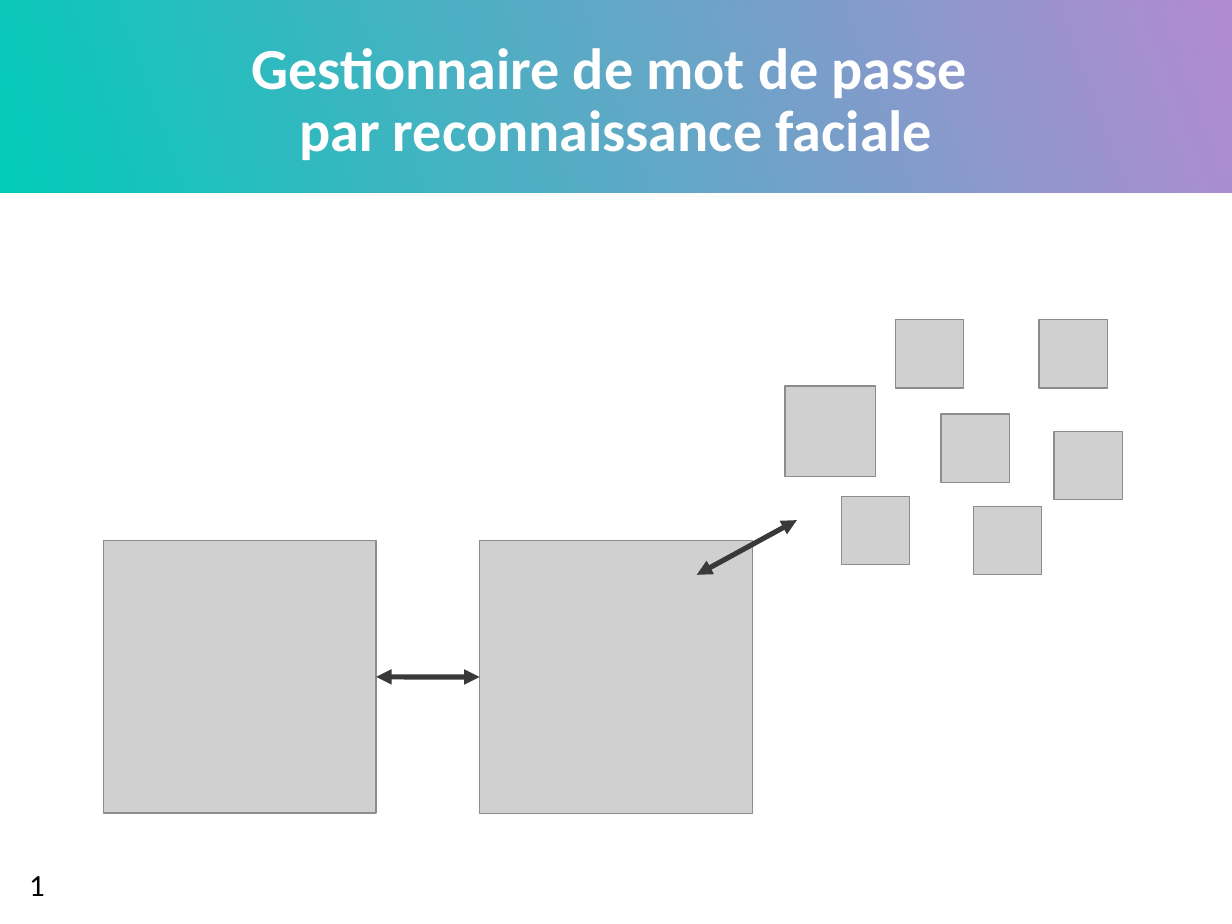
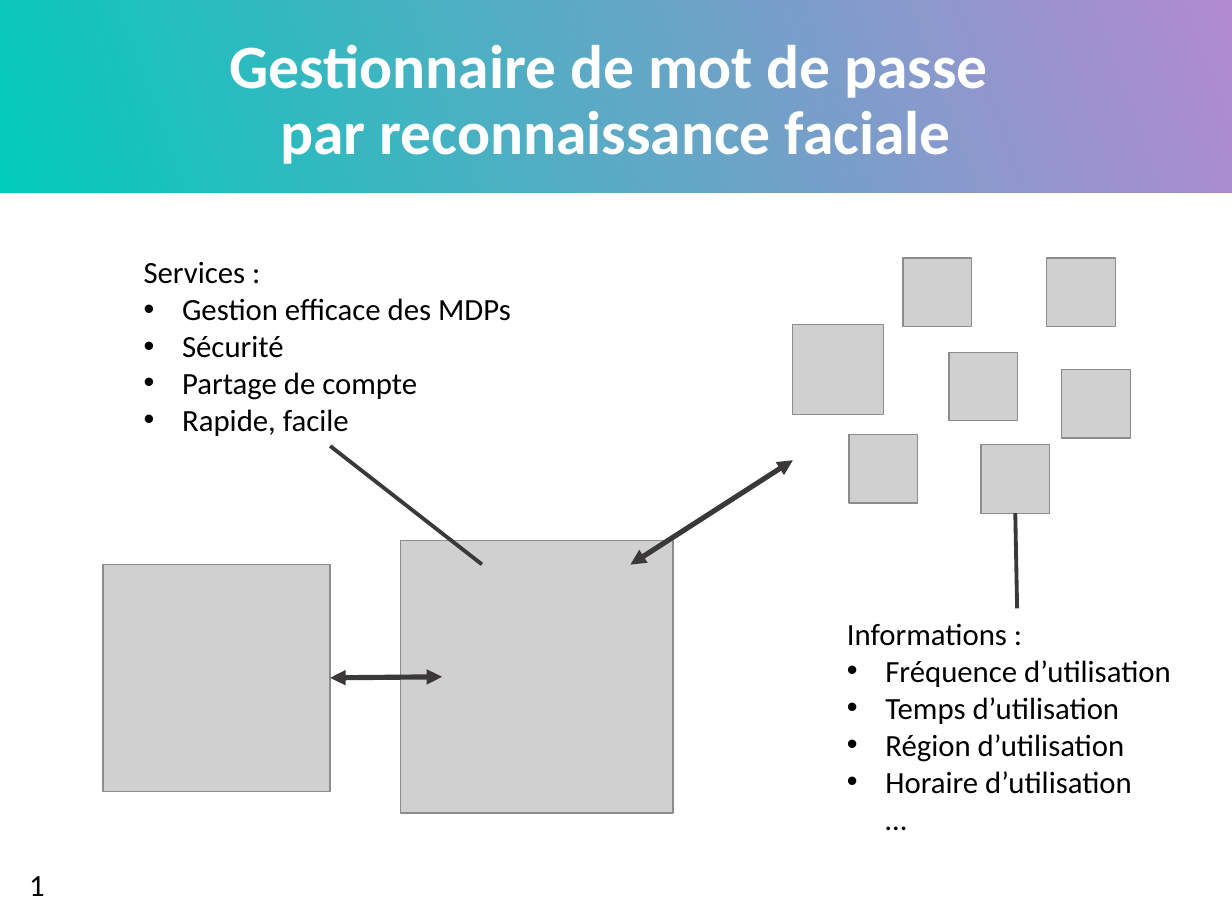
Before and after one commit to MattVil/Face_Key, a slide deck: slide 2 of projet/Projet bdd.pptx. Drawn at 1232x924 pixels with LibreOffice and Linux fonts; fonts in the diff are those of the drawing; grey boxes stand for pictures. Boxes give left, top, right and bottom in pixels: in the first picture for what was removed or moved away, otherwise in the second. Text is boxed around its words. In the diff, an @@ line names an element or a change of style, - is before the commit and + after.

```diff
--- a/projet/Projet bdd.pptx
+++ b/projet/Projet bdd.pptx
@@ title "Gestionnaire de mot de passe ..." at box(229, 44, 987, 164): size 34 to 36 pt @@
@@ text added at box(144, 262, 511, 436), 18 pt, text #000000 @@
+Services :
+• Gestion efficace des MDPs
+• Sécurité
+• Partage de compte
+• Rapide, facile
@@ picture: place and size @@
-picture at box(896, 319, 965, 388)
+picture at box(903, 257, 972, 326)
@@ 5 pictures: place and size @@
-5 pictures at box(785, 319, 1108, 575)
+5 pictures at box(793, 257, 1116, 514)
@@ picture: place and size @@
-picture at box(1055, 431, 1124, 500)
+picture at box(1062, 370, 1131, 439)
@@ line added from (482, 564) to (330, 446), #3B3838 2.25 pt @@
@@ double arrow moved from (697, 575) - (797, 520) to (631, 564) - (793, 461) @@
@@ line added from (1018, 609) to (1015, 514), #3B3838 2.25 pt @@
@@ picture: place and size @@
-picture at box(103, 541, 376, 813)
+picture at box(103, 564, 330, 791)
@@ picture: place and size @@
-picture at box(479, 541, 752, 813)
+picture at box(400, 541, 673, 813)
@@ text added at box(847, 623, 1171, 794), 18 pt, text #000000 @@
+Informations :
+• Fréquence d’utilisation
+• Temps d’utilisation
+• Région d’utilisation
+• Horaire d’utilisation …
@@ double arrow moved from (479, 676) - (376, 676) to (442, 676) - (330, 678) @@
```
Also in this commit, not shown: 7 other slides changed.
